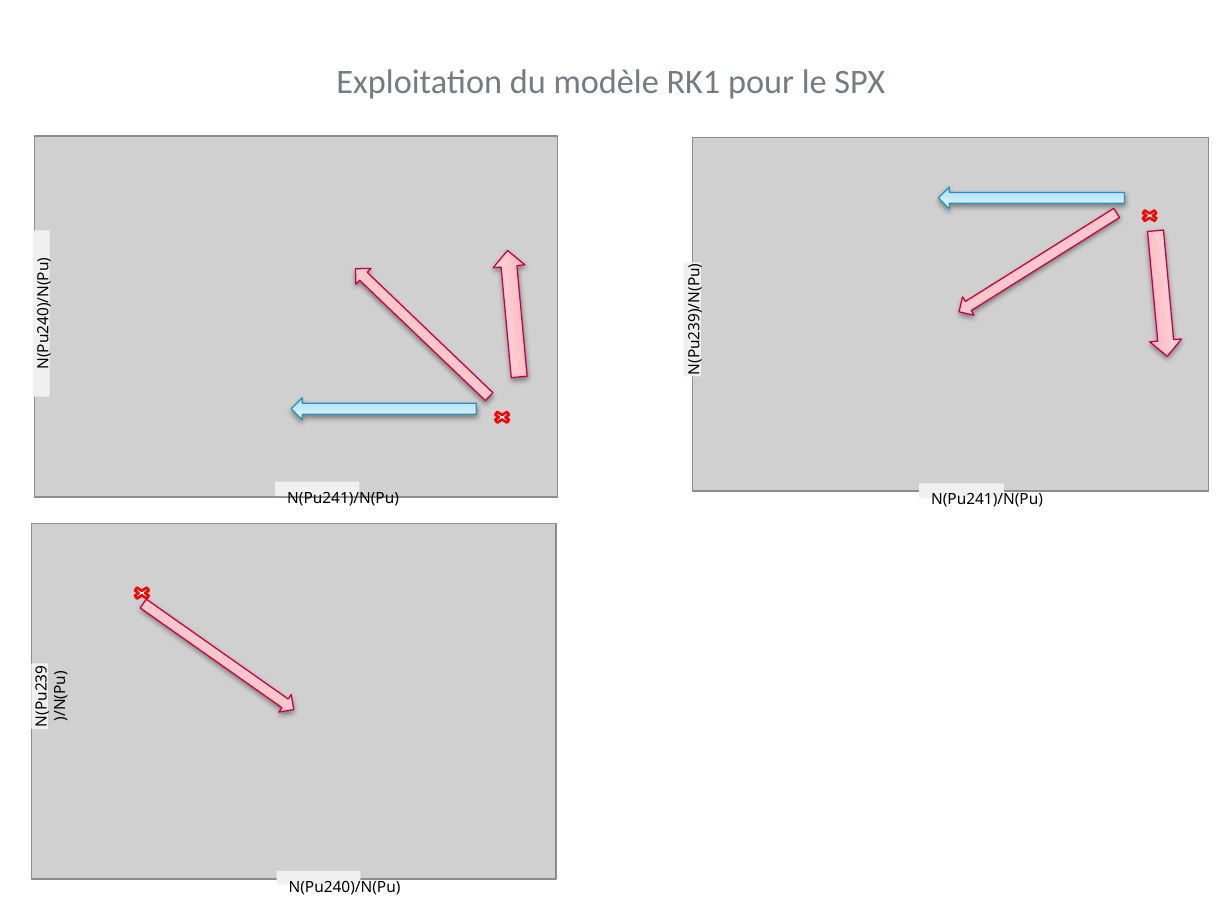
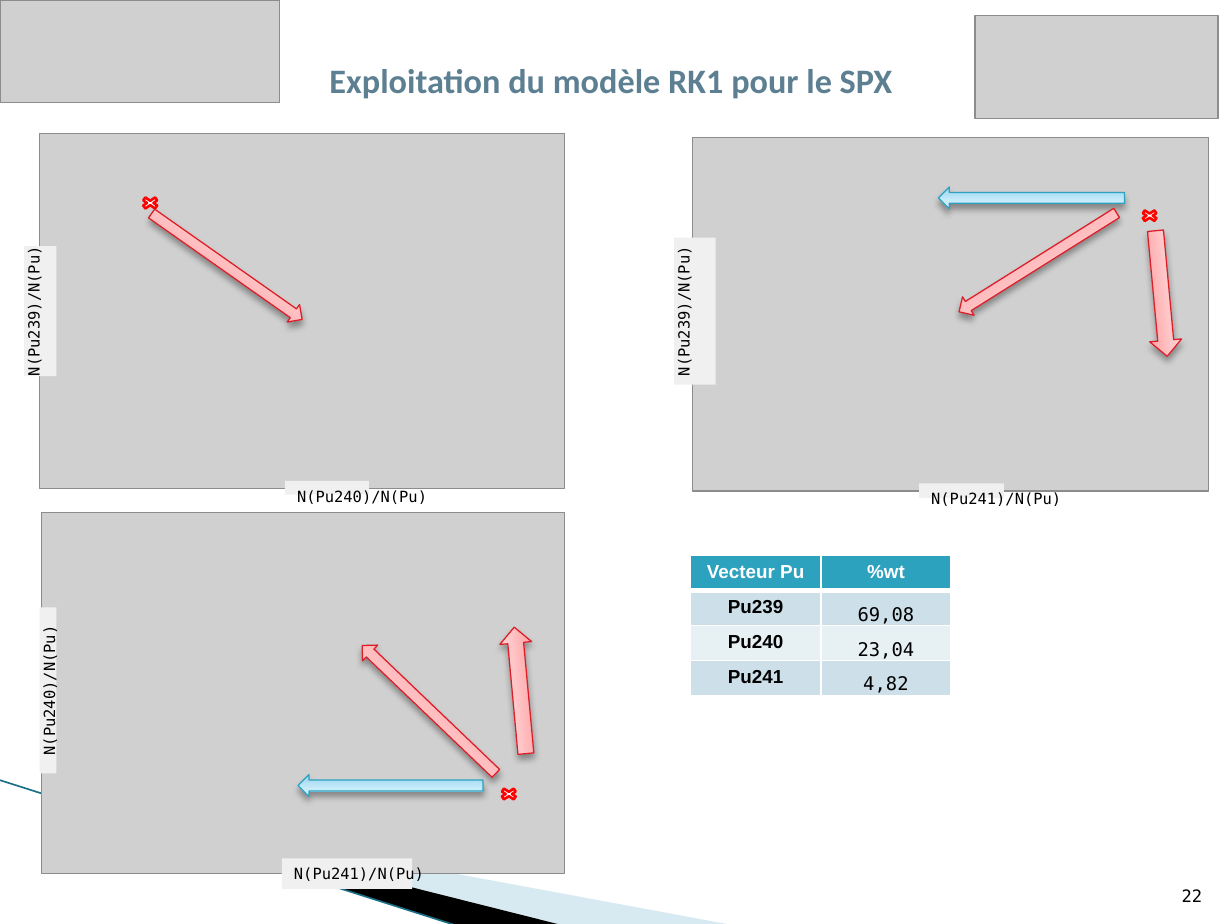
Before and after one commit to phjacquet/physor-smr-fbo, a slide deck: slide 22 of Fabien/ppt soutenance FBO.pptx. Drawn at 1232x924 pixels with LibreOffice and Linux fonts; fonts in the diff are those of the drawing; grey boxes stand for pictures; background and template pictures are left out. Boxes give left, top, right and bottom in pixels: in the first picture for what was removed or moved away, otherwise in the second. Text is boxed around its words. In the diff, an @@ line names an element or a change of style, - is before the commit and + after.

```diff
--- a/Fabien/ppt soutenance FBO.pptx
+++ b/Fabien/ppt soutenance FBO.pptx
@@ picture added at <box>0,0,278,102</box> @@
@@ picture added at <box>975,16,1217,120</box> @@
@@ text "Exploitation du modèle RK1 pour ...": place and size @@
-text "Exploitation du modèle RK1 pour ..." at <box>336,69,885,99</box>
+text "Exploitation du modèle RK1 pour ..." at <box>329,69,893,99</box>
@@ text "Exploitation du modèle RK1 pour ..." at <box>329,69,893,99</box>: text colour #737C82 to #5C7F92, bold on; less space between paragraphs @@
@@ 1 picture, 1 rectangle, 1 cross: place and size @@
-1 picture, 1 rectangle, 1 cross at <box>31,524,556,885</box>
+1 picture, 1 rectangle, 1 cross at <box>39,134,564,494</box>
@@ fill gradient #FFA5AD to #FFBFC5 to #FFE7E9 to gradient #FF9294 to #FFCDCD to #FFDCDC; outline #C70043 0.75 pt to #DA1F28 0.75 pt; shadow changed in 5 elements at <box>1139,229,1182,357</box>, <box>953,204,1123,321</box>, <box>354,638,503,781</box>, <box>499,625,542,755</box>, <box>145,205,307,328</box> @@
@@ right arrow: place and size @@
-right arrow at <box>138,595,300,717</box>
+right arrow at <box>145,205,307,328</box>
@@ right arrow at <box>939,187,1125,209</box>: fill gradient #9FDCFD to #BDE5FC to #E5F5FF to gradient #96D4EE to #C9ECFC to #D7F2FF; outline #2C93B3 0.75 pt to #2DA2BF 0.75 pt; shadow changed @@
@@ rectangle "N(Pu239)/N(Pu)": place and size @@
-rectangle "N(Pu239)/N(Pu)" at <box>684,262,701,377</box>
+rectangle "N(Pu239)/N(Pu)" at <box>674,238,716,384</box>
@@ rectangle "N(Pu239)/N(Pu)": place and size @@
-rectangle "N(Pu239)/N(Pu)" at <box>31,663,48,728</box>
+rectangle "N(Pu239)/N(Pu)" at <box>25,246,57,377</box>
@@ font Noto Sans to DejaVu Sans Mono in 6 elements at <box>919,483,1004,498</box>, <box>674,238,716,384</box>, <box>282,859,413,890</box>, <box>39,607,57,774</box>, <box>25,246,57,377</box>, <box>285,480,368,494</box> @@
@@ table added at <box>691,556,952,700</box>, 4 rows, 2 columns @@
+Vecteur Pu | %wt
+Pu239 | 69,08
+Pu240 | 23,04
+Pu241 | 4,82
@@ 1 picture, 1 cross, 1 right arrow: place and size @@
-1 picture, 1 cross, 1 right arrow at <box>34,136,558,496</box>
+1 picture, 1 cross, 1 right arrow at <box>42,513,565,873</box>
@@ 2 right arrows, 1 rectangle: place and size @@
-2 right arrows, 1 rectangle at <box>33,230,497,420</box>
+2 right arrows, 1 rectangle at <box>39,607,503,797</box>
@@ right arrow at <box>298,775,483,797</box>: fill gradient #9FDCFD to #BDE5FC to #E5F5FF to gradient #96D4EE to #C9ECFC to #D7F2FF; outline #2C93B3 0.75 pt to #2DA2BF 0.75 pt; shadow changed @@
@@ line added from (0, 780) to (457, 924), #97C5D8 0.95 pt @@
@@ freeform shape added at <box>65,800,563,924</box>, fill #000000 @@
@@ freeform shape added at <box>68,801,733,924</box>, fill #A0CBDC at 40% opacity @@
@@ rectangle "N(Pu241)/N(Pu)": place and size @@
-rectangle "N(Pu241)/N(Pu)" at <box>275,482,359,496</box>
+rectangle "N(Pu241)/N(Pu)" at <box>282,859,413,890</box>
@@ page number added at <box>1182,889,1203,902</box>, 10 pt, text #000000 @@
+22
```
Also in this commit, not shown: 18 other slides changed, 4 slides added, 5 slides removed, 2 other files.
